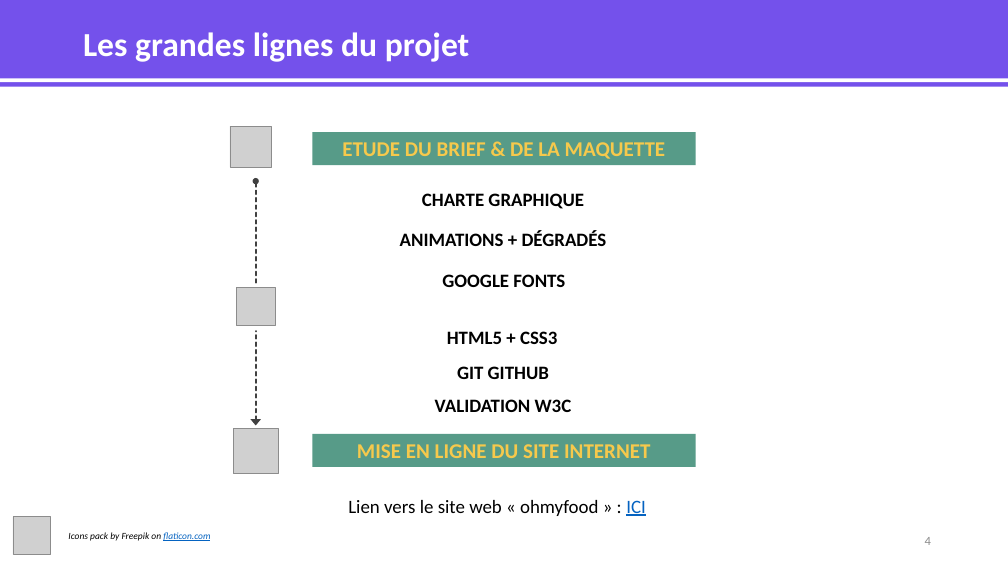
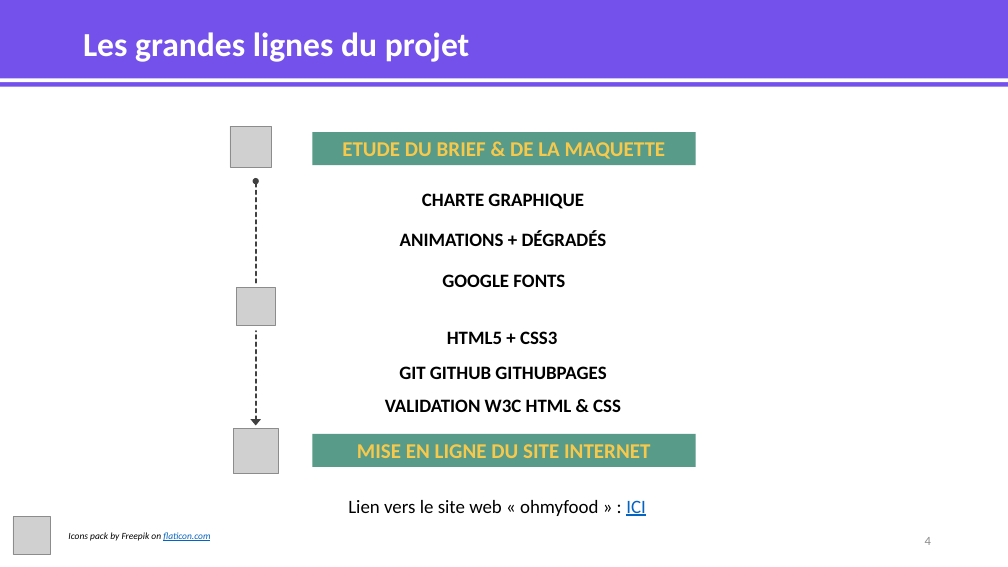
Before and after one commit to MrGyo/Animations-OhMyFood, a slide deck: slide 4 of soutenance/SOUTENANCE_P3_WEBDEV_20200308.pptx. Drawn at 1008x567 pixels with LibreOffice and Linux fonts; fonts in the diff are those of the drawing; grey boxes stand for pictures. Boxes give left, top, right and bottom in pixels: in the first picture for what was removed or moved away, otherwise in the second. Text is boxed around its words. In the diff, an @@ line names an element or a change of style, - is before the commit and + after.

Commit message:
Folder HTML added

```diff
--- a/soutenance/SOUTENANCE_P3_WEBDEV_20200308.pptx
+++ b/soutenance/SOUTENANCE_P3_WEBDEV_20200308.pptx
@@ text at <box>399,366,606,379</box>: text changed @@
-GIT GITHUB
+GIT GITHUB GITHUBPAGES
@@ text at <box>385,399,621,412</box>: text changed @@
-VALIDATION W3C
+VALIDATION W3C HTML & CSS
```
Also in this commit, not shown: 2 other slides changed, 6 other files.
